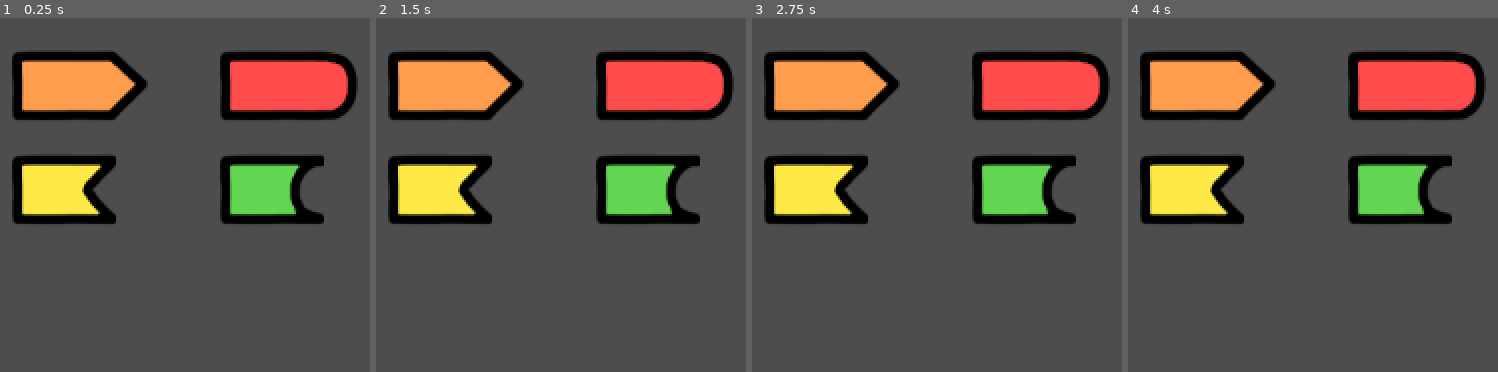
Above: before the commit, frames 1-4 (left to right).
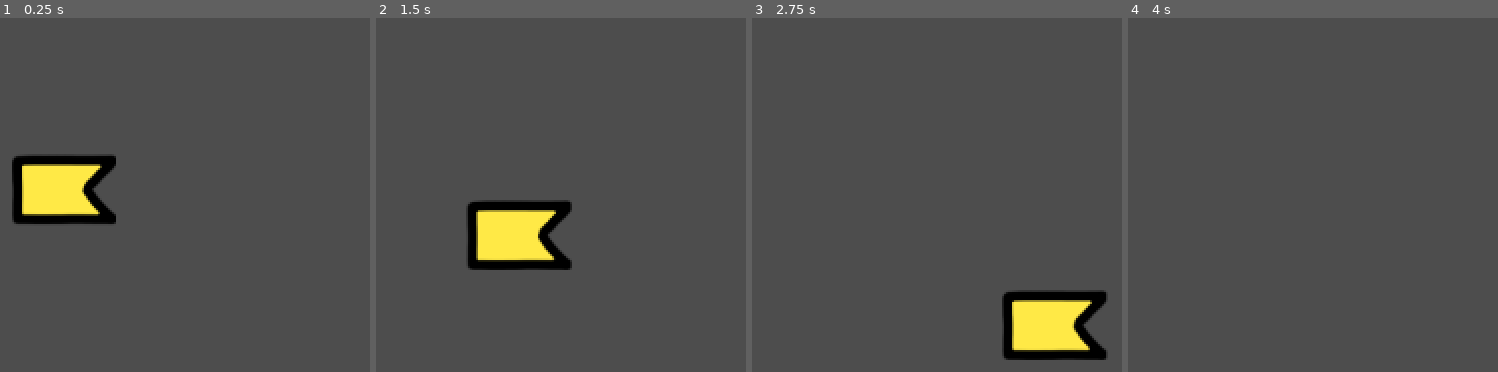
Above: after the commit, the same moments.

Repository: BoomBoomMushroom/DNA-Assembly
Game: Godot game, scene res://Scenes/MakeDNA.tscn
The game is run twice, just before and just after one commit, with the same random seed, the same clock (stepped at 60 frames per second) and the same inputs.
Inputs (mouse positions are in pixels of both pictures, inside the frame that each line leads up to):
- Up to frame 1 (0.25 s): no input
- Up to frame 2 (1.5 s): tap Enter at 0.5 s; move the mouse to (outside the picture) at 0.52 s; click (outside the picture) at 0.67 s; tap Space at 1.25 s; drag from (outside the picture) to (outside the picture) at 1.27 s
- Up to frame 3 (2.75 s): tap Enter at 2 s; move the mouse to (outside the picture) at 2.02 s; click (outside the picture) at 2.17 s
- Up to frame 4 (4 s): tap Space at 2.75 s; drag from (outside the picture) to (1424, 333) at 2.77 s; tap Enter at 3.5 s; move the mouse to (outside the picture) at 3.52 s; click (outside the picture) at 3.67 s

The runs differ from the first frame. In frame 1, 18% of the frame differs, in the area x 3-97%, y 9-59%; in frame 2, 27%; in frame 3, 28%, in the area x 3-97%, y 9-97%; in frame 4, 23%.

Commit message:
mouse not clicking weird hitbox

Diff:
--- a/Scenes/Adenine.tscn
+++ b/Scenes/Adenine.tscn
@@ -1,7 +1,14 @@
-[gd_scene load_steps=2 format=3 uid="uid://cd1yv5vypbkt2"]
+[gd_scene load_steps=3 format=3 uid="uid://cd1yv5vypbkt2"]
 
 [ext_resource type="Texture2D" uid="uid://m6gusryslqc6" path="res://Assets/Adenine.png" id="1_yt7ok"]
+
+[sub_resource type="RectangleShape2D" id="RectangleShape2D_xw2c3"]
+size = Vector2(76, 50)
 
 [node name="Adenine" type="Sprite2D"]
 modulate = Color(1, 0.913725, 0.27451, 1)
 texture = ExtResource("1_yt7ok")
+
+[node name="CollisionShape2D" type="CollisionShape2D" parent="."]
+position = Vector2(-12, 0)
+shape = SubResource("RectangleShape2D_xw2c3")
--- a/Scenes/Cytosine.tscn
+++ b/Scenes/Cytosine.tscn
@@ -1,7 +1,14 @@
-[gd_scene load_steps=2 format=3 uid="uid://djbrqq5cwc77v"]
+[gd_scene load_steps=3 format=3 uid="uid://djbrqq5cwc77v"]
 
 [ext_resource type="Texture2D" uid="uid://c1f3i5t6hrtij" path="res://Assets/Cytosine.png" id="1_ai5m1"]
+
+[sub_resource type="RectangleShape2D" id="RectangleShape2D_ku8jc"]
+size = Vector2(76, 50)
 
 [node name="Cytosine" type="Sprite2D"]
 modulate = Color(0.384314, 0.835294, 0.321569, 1)
 texture = ExtResource("1_ai5m1")
+
+[node name="CollisionShape2D" type="CollisionShape2D" parent="."]
+position = Vector2(-12, 0)
+shape = SubResource("RectangleShape2D_ku8jc")
--- a/Scenes/Guanine.tscn
+++ b/Scenes/Guanine.tscn
@@ -1,7 +1,14 @@
-[gd_scene load_steps=2 format=3 uid="uid://c33rbj0651mm2"]
+[gd_scene load_steps=3 format=3 uid="uid://c33rbj0651mm2"]
 
 [ext_resource type="Texture2D" uid="uid://cgkg648w8cmdl" path="res://Assets/Guanine.png" id="1_1yn4n"]
+
+[sub_resource type="RectangleShape2D" id="RectangleShape2D_pulnf"]
+size = Vector2(99, 50)
 
 [node name="Guanine" type="Sprite2D"]
 modulate = Color(1, 0.303114, 0.300862, 1)
 texture = ExtResource("1_1yn4n")
+
+[node name="CollisionShape2D" type="CollisionShape2D" parent="."]
+position = Vector2(-0.5, 0)
+shape = SubResource("RectangleShape2D_pulnf")
--- a/Scenes/MakeDNA.tscn
+++ b/Scenes/MakeDNA.tscn
@@ -22,10 +22,13 @@
 script = ExtResource("3_mpajt")
 
 [node name="CytosineSpawner" parent="." instance=ExtResource("3_ff60v")]
+visible = false
 position = Vector2(-350, -200)
 
 [node name="GuanineSpawner" parent="." instance=ExtResource("4_d6ba7")]
+visible = false
 position = Vector2(-350, -275)
 
 [node name="ThymineSpawner" parent="." instance=ExtResource("5_2q8en")]
+visible = false
 position = Vector2(-500, -275)
--- a/Scenes/Thymine.tscn
+++ b/Scenes/Thymine.tscn
@@ -1,7 +1,14 @@
-[gd_scene load_steps=2 format=3 uid="uid://bc383gbsumj8a"]
+[gd_scene load_steps=3 format=3 uid="uid://bc383gbsumj8a"]
 
 [ext_resource type="Texture2D" uid="uid://bjylci2l7dxfe" path="res://Assets/Thymine.png" id="1_qye11"]
+
+[sub_resource type="RectangleShape2D" id="RectangleShape2D_n3fqk"]
+size = Vector2(99, 50)
 
 [node name="Thymine" type="Sprite2D"]
 modulate = Color(1, 0.615686, 0.309804, 1)
 texture = ExtResource("1_qye11")
+
+[node name="CollisionShape2D" type="CollisionShape2D" parent="."]
+position = Vector2(-0.5, 0)
+shape = SubResource("RectangleShape2D_n3fqk")
--- a/Scripts/SpawnPrefabOnClick.gd
+++ b/Scripts/SpawnPrefabOnClick.gd
@@ -2,19 +2,25 @@
 
 @onready var globals_manager = %GlobalsManager
 
+var collisionShape: CollisionShape2D
+var rect: Rect2
+
 # Called when the node enters the scene tree for the first time.
 func _ready():
-	pass # Replace with function body.
+	collisionShape = get_child(0)
+	rect = collisionShape.shape.get_rect()
 
 
 # Called every frame. 'delta' is the elapsed time since the previous frame.
 func _process(delta):
 	pass
 
+
 func _unhandled_input(event):
 	if event is InputEventMouseButton and event.pressed and not event.is_echo() and event.button_index == MOUSE_BUTTON_LEFT:
-		get_viewport_rect()
+		#get_viewport_rect()
 
-		if get_viewport_rect().has_point(event.position):
+		print(rect, event.position, rect.has_point(event.position))
+		if rect.has_point(event.position):
 			print('test')
 			globals_manager.blockMouseFromMovingCamera = true
--- a/project.godot
+++ b/project.godot
@@ -12,5 +12,5 @@
 
 config/name="Dna-Assembly"
 run/main_scene="res://Scenes/MakeDNA.tscn"
-config/features=PackedStringArray("4.2", "Forward Plus")
+config/features=PackedStringArray("4.3", "Forward Plus")
 config/icon="res://icon.svg"
